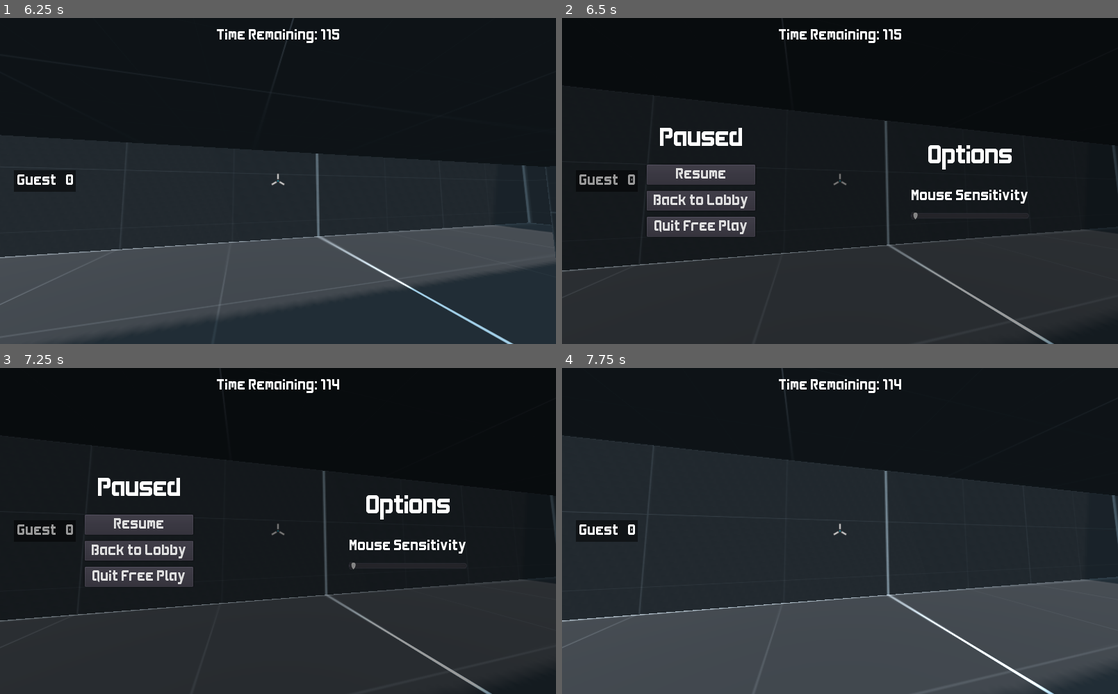
Above: before the commit, frames 1-4 (two rows, left to right).
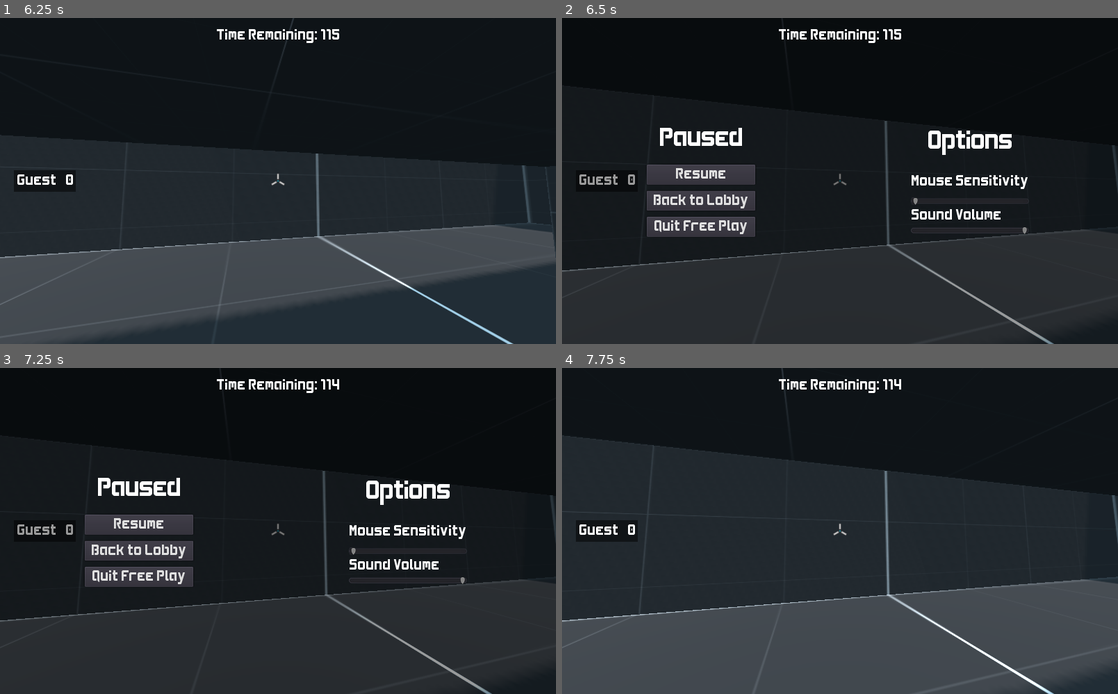
Above: after the commit, the same moments.

Repository: kdreese/godot-3D-shooter-project
Game: Godot game, scene res://src/states/Menu.tscn
The game is run twice, just before and just after one commit, with the same random seed, the same clock (stepped at 60 frames per second) and the same inputs.
Inputs (mouse positions are in pixels of both pictures, inside the frame that each line leads up to):
- Up to frame 1 (6.25 s): click "Credits" at 0.5 s; click "Back" at 1.25 s; click "Free Play" at 2 s; tap Enter at 2.75 s; move the mouse to (305, 181) at 2.77 s; press the mouse at (305, 181) at 2.78 s; hold W (move_forwards) from 2.78 s (still down); tap Space (jump) at 3.02, 3.77, 5.27, 6.02 s; move the mouse to (250, 181) at 3.52 s; release the mouse at (250, 181) at 3.53 s; click (250, 181) at 3.6 s; move the mouse to (289, 174) at 4.27 s; press the mouse at (289, 174) at 4.28 s; move the mouse to (272, 187) at 5.02 s; release the mouse at (272, 187) at 5.03 s; click (272, 187) at 5.1 s; move the mouse to (316, 184) at 5.77 s; press the mouse at (316, 184) at 5.78 s
- Up to frame 2 (6.5 s): keep holding W (move_forwards); tap Escape (ui_cancel) at 6.4 s
- Up to frame 3 (7.25 s): move the mouse to (111, 482) at 6.52 s; release W (move_forwards) at 6.53 s; release the mouse at (111, 482) at 6.53 s; hold A (move_left) from 6.53 s (still down); click (111, 482) at 6.6 s; tap Space (jump) at 6.77 s
- Up to frame 4 (7.75 s): release A (move_left) at 7.25 s; click "Resume" at 7.25 s

Frame 1 is identical in both runs. In frame 2, 2.0% of the frame differs, in the area x 62-84%, y 34-67%; in frame 3, 2.0%; in frame 4, nothing differs.

Commit message:
Added sound effects slider.

Diff:
--- /dev/null
+++ b/default_bus_layout.tres
@@ -0,0 +1,9 @@
+[gd_resource type="AudioBusLayout" format=2]
+
+[resource]
+bus/1/name = "SFX"
+bus/1/solo = false
+bus/1/mute = false
+bus/1/bypass_fx = false
+bus/1/volume_db = 0.0
+bus/1/send = "Master"
--- a/src/autoload/Global.gd
+++ b/src/autoload/Global.gd
@@ -8,8 +8,11 @@
 	"address": "localhost",
 	"port": 8380,
 	"mouse_sensitivity": 0.5,
+	"sfx_volume": 1.0,
 	"max_players": 8,
 }
+
+const MAX_SFX_VOLUME_DB = 0.0
 
 var config := DEFAULT_CONFIG.duplicate(true)
 
@@ -33,7 +36,7 @@
 		get_tree().set_input_as_handled()
 
 
-func load_config():
+func load_config() -> void:
 	var config_file := File.new()
 	if not config_file.file_exists(CONFIG_PATH):
 		print("No config file found, using default settings")
@@ -61,7 +64,7 @@
 			config[key] = new_value
 
 
-func save_config():
+func save_config() -> void:
 	var config_file := File.new()
 	var error := config_file.open(CONFIG_PATH, File.WRITE)
 	if error:
@@ -70,3 +73,10 @@
 
 	config_file.store_var(config)
 	config_file.close()
+
+
+func update_volume() -> void:
+	# Volume is given as a percent, so change that to dB.
+	var sound_volume_pct := config["sfx_volume"] as float
+	var sounds_bus_index := AudioServer.get_bus_index("SFX")
+	AudioServer.set_bus_volume_db(sounds_bus_index, MAX_SFX_VOLUME_DB + (20 * log(sound_volume_pct) / log(10)))
--- a/src/objects/Player.tscn
+++ b/src/objects/Player.tscn
@@ -92,12 +92,15 @@
 
 [node name="1" type="AudioStreamPlayer3D" parent="Sound/Footsteps"]
 stream = ExtResource( 7 )
+bus = "SFX"
 
 [node name="2" type="AudioStreamPlayer3D" parent="Sound/Footsteps"]
 stream = ExtResource( 5 )
+bus = "SFX"
 
 [node name="3" type="AudioStreamPlayer3D" parent="Sound/Footsteps"]
 stream = ExtResource( 8 )
+bus = "SFX"
 
 [node name="Shooting" type="Spatial" parent="Sound"]
 unique_name_in_owner = true
@@ -105,11 +108,14 @@
 [node name="1" type="AudioStreamPlayer3D" parent="Sound/Shooting"]
 stream = ExtResource( 4 )
 unit_db = 6.0
+bus = "SFX"
 
 [node name="2" type="AudioStreamPlayer3D" parent="Sound/Shooting"]
 stream = ExtResource( 9 )
 unit_db = 6.0
+bus = "SFX"
 
 [node name="3" type="AudioStreamPlayer3D" parent="Sound/Shooting"]
 stream = ExtResource( 6 )
 unit_db = 6.0
+bus = "SFX"
--- a/src/states/CreditsMenu.tscn
+++ b/src/states/CreditsMenu.tscn
@@ -20,9 +20,9 @@
 margin_bottom = 576.0
 
 [node name="CreditsRichLabel" type="RichTextLabel" parent="M/H"]
-margin_top = 159.0
+margin_top = 156.0
 margin_right = 400.0
-margin_bottom = 417.0
+margin_bottom = 420.0
 rect_min_size = Vector2( 400, 0 )
 size_flags_vertical = 4
 bbcode_enabled = true
@@ -38,7 +38,7 @@
 Things
 
 Andrew Moore
-Stuff
+Stuff/SFX
 
 Kyle Reese
 Things and Stuff"
--- a/src/states/PauseMenu.gd
+++ b/src/states/PauseMenu.gd
@@ -3,6 +3,7 @@
 
 onready var disconnect_button: Button = $"%DisconnectButton"
 onready var mouse_sens_slider: HSlider = $"%MouseSensSlider"
+onready var sfx_volume_slider: HSlider = $"%SFXVolumeSlider"
 onready var back_to_lobby_button: Button = $"%BackToLobbyButton"
 onready var back_to_lobby_confirmation: ConfirmationDialog = $"%BackToLobbyConfirmation"
 
@@ -13,6 +14,7 @@
 	if not get_tree().has_network_peer():
 		disconnect_button.text = "Quit Free Play"
 	mouse_sens_slider.value = Global.config["mouse_sensitivity"]
+	sfx_volume_slider.value = Global.config["sfx_volume"]
 
 
 func open_menu() -> void:
@@ -41,3 +43,8 @@
 
 func on_mouse_sens_change(value: float) -> void:
 	Global.config["mouse_sensitivity"] = value
+
+
+func on_sfx_volume_change(value: float) -> void:
+	Global.config["sfx_volume"] = value
+	Global.update_volume()
--- a/src/states/PauseMenu.tscn
+++ b/src/states/PauseMenu.tscn
@@ -63,9 +63,9 @@
 
 [node name="V" type="VBoxContainer" parent="C2"]
 margin_left = 162.0
-margin_top = 228.0
+margin_top = 200.0
 margin_right = 382.0
-margin_bottom = 372.0
+margin_bottom = 400.0
 
 [node name="OptionsLabel" type="Label" parent="C2/V"]
 margin_right = 220.0
@@ -92,10 +92,25 @@
 step = 0.01
 value = 1.0
 
+[node name="SFXVolumeLabel" type="Label" parent="C2/V"]
+margin_top = 148.0
+margin_right = 220.0
+margin_bottom = 180.0
+text = "Sound Volume"
+
+[node name="SFXVolumeSlider" type="HSlider" parent="C2/V"]
+unique_name_in_owner = true
+margin_top = 184.0
+margin_right = 220.0
+margin_bottom = 200.0
+max_value = 1.0
+step = 0.05
+
 [node name="BackToLobbyConfirmation" type="ConfirmationDialog" parent="."]
 unique_name_in_owner = true
 margin_right = 255.0
 margin_bottom = 94.0
+rect_min_size = Vector2( 400, 140 )
 window_title = "Back to Lobby"
 dialog_text = "This will end the game for all players.
 Are you sure?"
@@ -104,4 +119,5 @@
 [connection signal="pressed" from="C/V/Buttons/BackToLobbyButton" to="." method="show_back_to_lobby_confirmation"]
 [connection signal="pressed" from="C/V/Buttons/DisconnectButton" to="." method="disconnect_from_server"]
 [connection signal="value_changed" from="C2/V/MouseSensSlider" to="." method="on_mouse_sens_change"]
+[connection signal="value_changed" from="C2/V/SFXVolumeSlider" to="." method="on_sfx_volume_change"]
 [connection signal="confirmed" from="BackToLobbyConfirmation" to="." method="go_back_to_lobby"]
